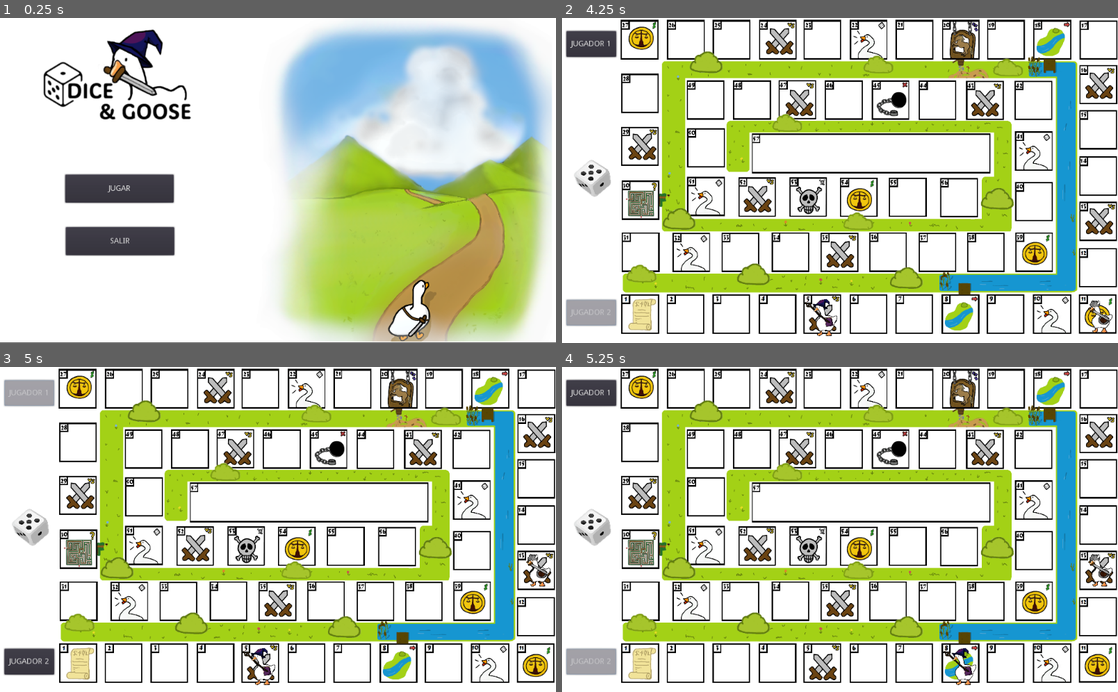
Above: before the commit, frames 1-4 (two rows, left to right).
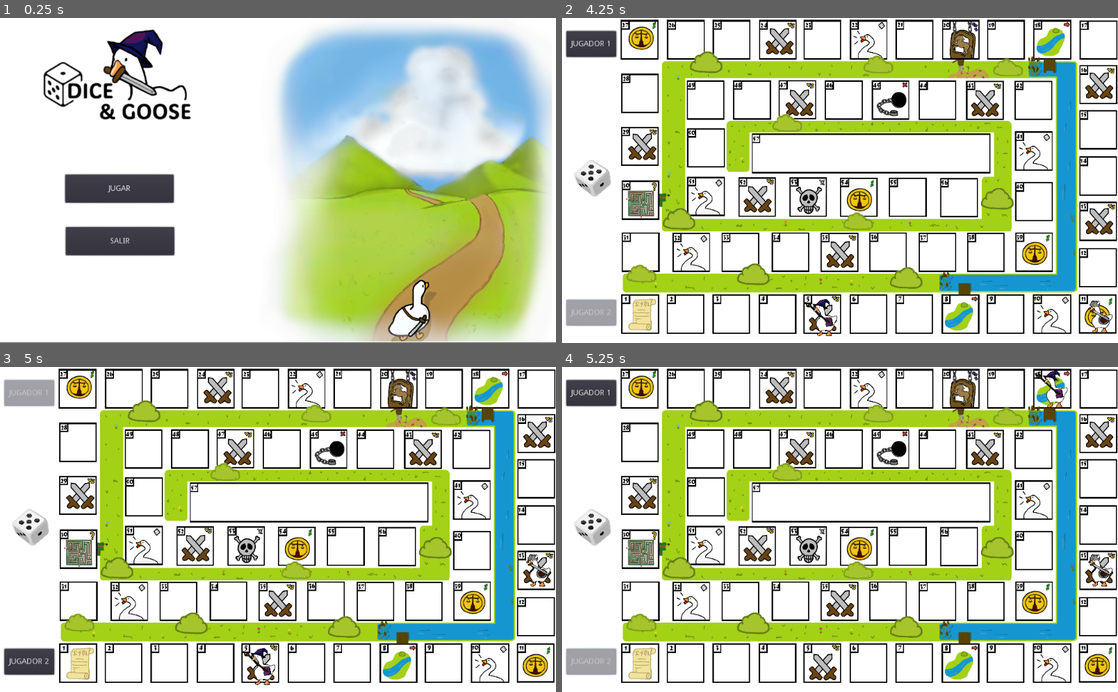
Above: after the commit, the same moments.

Repository: Ornnsuna/ProjecteJoc
Game: Godot game, scene res://Menu.tscn
Same seed, same stepped clock (60 frames per second), same inputs: the game is played once before the commit and once after it.
Inputs:
- Up to frame 1 (0.25 s): no input
- Up to frame 2 (4.25 s): click "JUGAR" at 0.5 s; click "JUGADOR 1" at 1.25 s; click "JUGADOR 2" at 2 s; click "JUGADOR 1" at 2.75 s; click "JUGADOR 2" at 3.5 s
- Up to frame 3 (5 s): click "JUGADOR 1" at 4.25 s
- Up to frame 4 (5.25 s): click "JUGADOR 2" at 5 s

Frames 1-3 are identical in both runs. In frame 4, 0.5% of the frame differs, in the area x 68-91%, y 1-98%.

Commit message:
casillasEspeciales

Diff:
--- a/Juego.gd
+++ b/Juego.gd
@@ -8,9 +8,11 @@
 var casillas = []
 var posJug1 = 0
 var posJug2 = 0
+var contJaula = 3
+var retroceder = 0
 
-var random1 = 0
-var random2 = 0
+var movimiento = RandomNumberGenerator.new()
+
 
 var turno_jugador = 1
 #var turnP3: bool = false;
@@ -25,6 +27,7 @@
 	timer.connect("timeout", self, "_on_timer_timeout")
 	timer.start()
 	mapa.pause_mode = Node.PAUSE_MODE_STOP
+	randomize()
 	$jugador2.self_modulate.a = 0.5
 
 	# colocacion del array de los hijos node2D
@@ -47,7 +50,7 @@
 		mapa.pause_mode = Node.PAUSE_MODE_PROCESS
 
 func _roll_dice(jugador_id):
-	# Simular lanzamiento de los dos dados
+	# Simular lanzamiento de dado
 	var movimiento = randi() % 6 + 1
 
 
@@ -55,34 +58,59 @@
 
 	# Mover al jugador
 	if jugador_id == 1:
-		posJug1 = _mover_jugador(posJug1, movimiento, jugador1)
+		posJug1 = _mover_jugador(posJug1, movimiento, jugador1, 1)
 	elif jugador_id == 2:
-		posJug2 = _mover_jugador(posJug2, movimiento, jugador2)
+		posJug2 = _mover_jugador(posJug2, movimiento, jugador2, 2)
 
-func _mover_jugador(posicion_actual, movimiento, sprite):
+func _mover_jugador(posicion_actual, movimiento, sprite, id):
 	# Calcular nueva posición
+	if id == 1:
+		$jugador1.self_modulate.a = 0.5
+		$jugador2.self_modulate.a = 1
+
+	elif id == 2:
+		$jugador2.self_modulate.a = 0.5
+		$jugador1.self_modulate.a = 1
 	var nueva_posicion = posicion_actual + movimiento
-	if nueva_posicion >= NUM_CASILLAS:
+	if nueva_posicion == 17:
+		nueva_posicion = 7
+		print("Me lleva la marea")
+	elif nueva_posicion == 7:
+		nueva_posicion =17
+		print("Me lleva la marea")
+	if nueva_posicion == 9 || nueva_posicion == 21 || nueva_posicion == 31 || nueva_posicion == 40 || nueva_posicion ==50:
+		print("¡Oca por oca y tiro por que me toca!")
+		if id == 1:
+			turno_jugador = 1
+			$jugador2.self_modulate.a = 0.5
+			$jugador1.self_modulate.a = 1
+		elif id == 2:
+			turno_jugador = 2
+			$jugador1.self_modulate.a = 0.5
+			$jugador2.self_modulate.a = 1
+
+	if nueva_posicion > NUM_CASILLAS:
+		retroceder=nueva_posicion - NUM_CASILLAS
+		nueva_posicion = nueva_posicion - retroceder
+		retroceder=0
+
+	if nueva_posicion== NUM_CASILLAS:
 		print("¡El jugador ha llegado al final!")
 		nueva_posicion = NUM_CASILLAS - 1  # Mantener dentro del tablero
 
 	# Mover el sprite a la nueva casilla
 	sprite.position = casillas[nueva_posicion].position
-	print("Nueva posición del jugador:", nueva_posicion)
+	print("Nueva posición del jugador", id ,"  " ,nueva_posicion+1)
 	return nueva_posicion
 
 
 func _on_jugador1_pressed():
 	if turno_jugador == 1:
-		_roll_dice(1)  # Jugador 1 lanza los dados
-		$jugador1.self_modulate.a = 0.5
-		$jugador2.self_modulate.a = 1
-		turno_jugador = 2  # Pasa el turno al jugador 2place with function body.
+		turno_jugador = 2 # Pasa el turno al jugador 2place with function bod
+		_roll_dice(1)  # Jugador 1 lanza los dados y.
 
 
 func _on_jugador2_pressed():
 	if turno_jugador == 2:
+		turno_jugador = 1  # Pasa el turno al jugador 2place with function body.
 		_roll_dice(2)  # Jugador 1 lanza los dados
-		$jugador2.self_modulate.a = 0.5
-		$jugador1.self_modulate.a = 1
-		turno_jugador = 1  # Pasa el turno al jugador 2place with function body.
